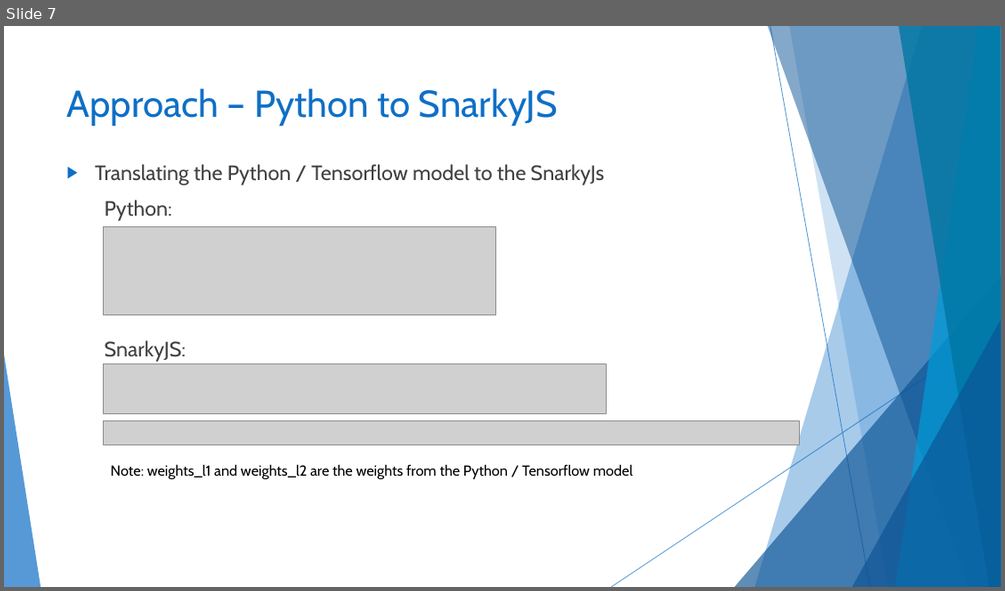
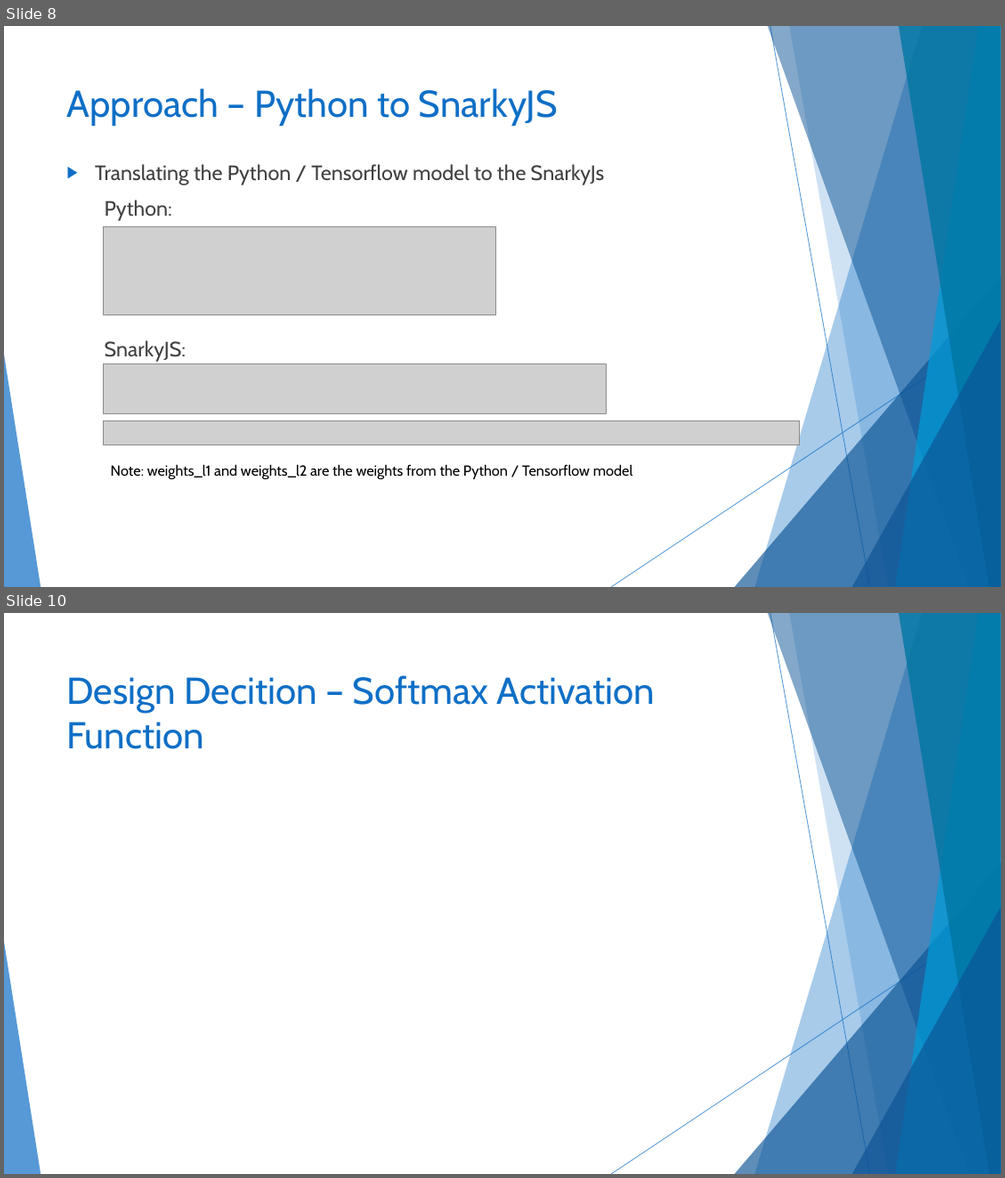
Before and after one commit to gordonfreemanfree/SnarkyNet-MNIST-Digits, a slide deck: Makalfo_Deep_Neural_Network.pptx. Shown one above the other, each under a label of ours: slide 7 before the commit, slides 8 and 10 after it; the slides between them are not shown. The pictures are 1005x591 and 1005x1178 pixels, drawn with LibreOffice and Linux fonts; fonts in the diff are those of the drawing; grey boxes stand for pictures. Boxes give left, top, right and bottom in pixels: in the first picture for what was removed or moved away, otherwise in the second. Text is boxed around its words. In the diff, an @@ line names an element or a change of style, - is before the commit and + after.

```diff
--- a/Makalfo_Deep_Neural_Network.pptx
+++ b/Makalfo_Deep_Neural_Network.pptx
@@ slide 10 added at [4, 613, 1001, 1174], background #FFFFFF; not listed: 10 template elements that a slide beside it also shows @@
@@ title added at [67, 675, 655, 749], 36 pt, text #0F6FC6 @@
+Design Decition – Softmax Activation Function
@@ what was slide 7 is now slide 8 @@
```
Also in this commit, not shown: 1 slide changed, 8 other slides added, 15 slides removed.
